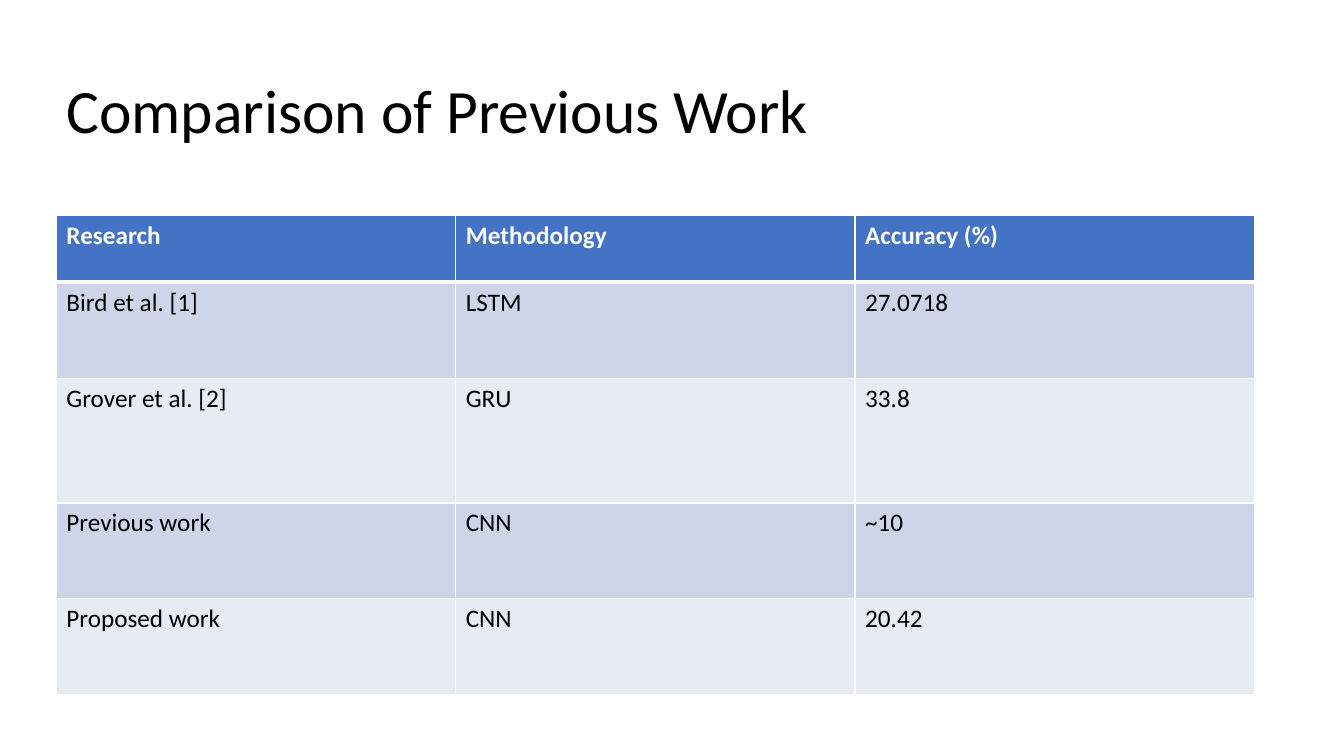
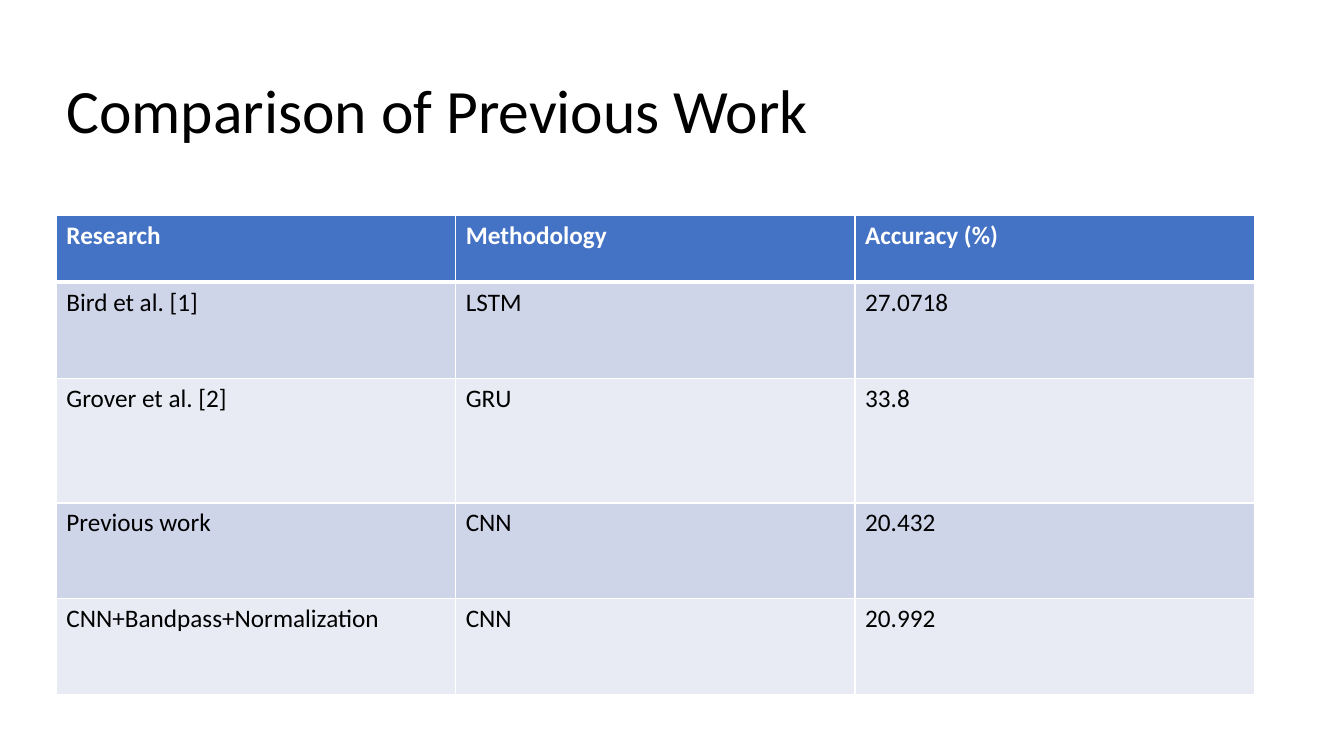
Before and after one commit to PoYaSharonLin/EEGClassification, a slide deck: slide 9 of slides.pptx. Drawn at 1344x756 pixels with LibreOffice and Linux fonts; fonts in the diff are those of the drawing. Boxes give left, top, right and bottom in pixels: in the first picture for what was removed or moved away, otherwise in the second. Text is boxed around its words. In the diff, an @@ line names an element or a change of style, - is before the commit and + after.

```diff
--- a/slides.pptx
+++ b/slides.pptx
@@ table at (56, 215, 1254, 695) @@
-row 4, column 3: ~10
+row 4, column 3: 20.432
-row 5, column 1: Proposed work
+row 5, column 1: CNN+Bandpass+Normalization
-row 5, column 3: 20.42
+row 5, column 3: 20.992
```
Also in this commit, not shown: 2 other files.
